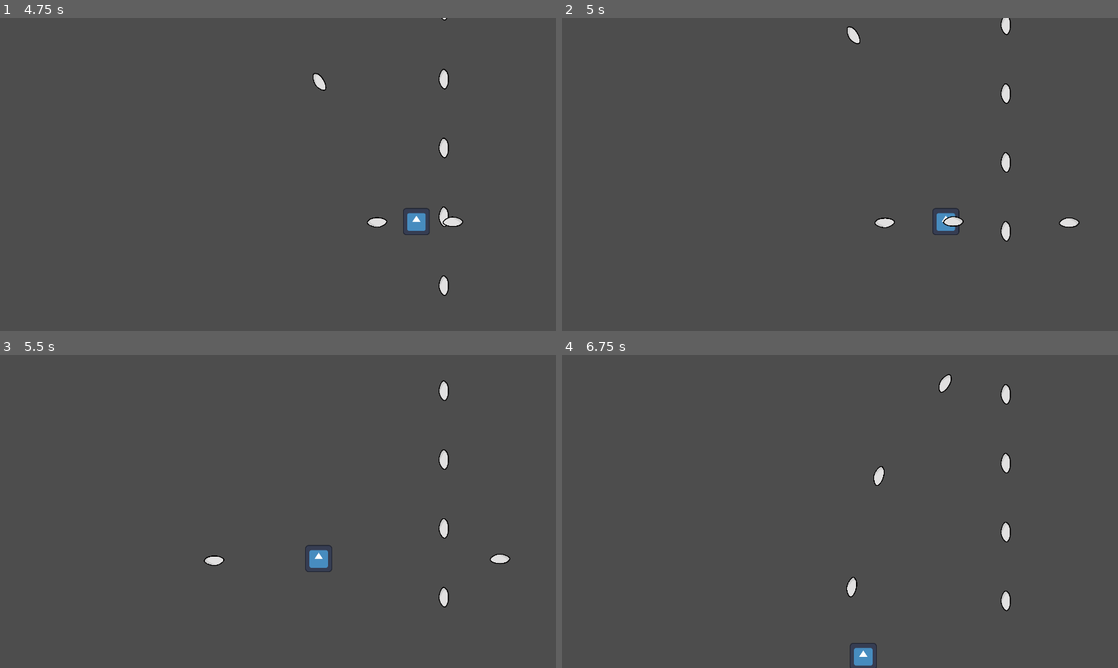
Above: before the commit, frames 1-4 (two rows, left to right).
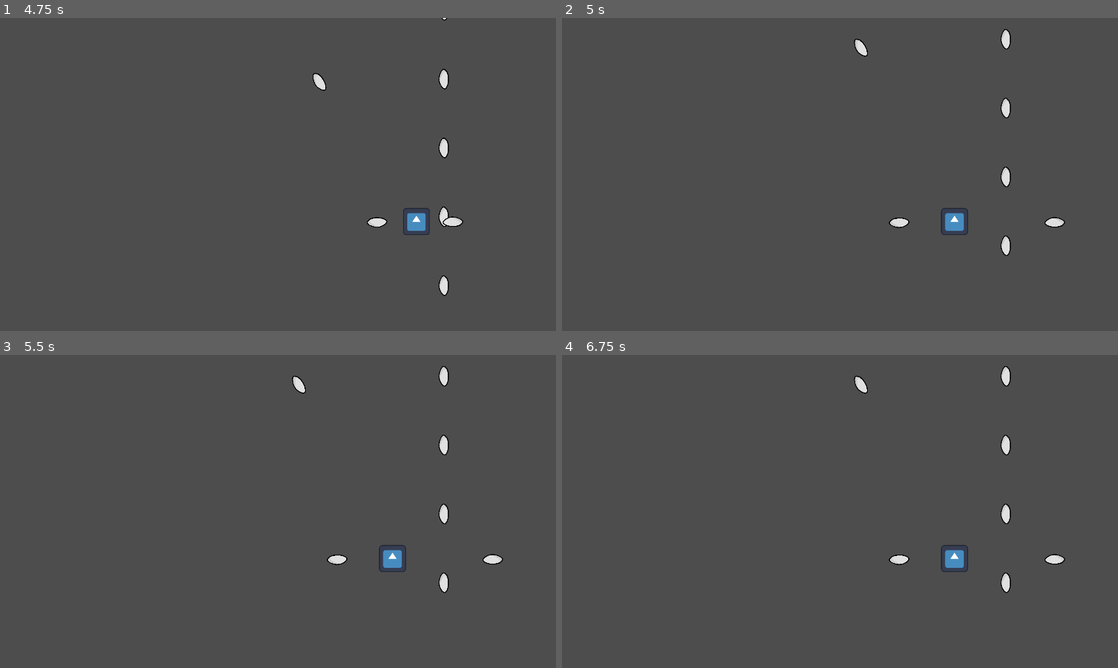
Above: after the commit, the same moments.

Repository: kaito002/bullet-hell-5
Game: Godot game, scene res://scenes/ui/main_menu.tscn
Same seed, same stepped clock (60 frames per second), same inputs: the game is played once before the commit and once after it. The engine's default icon, where the game draws it, is replaced by a stand-in: a white triangle on a blue panel in a dark square.
Inputs (mouse positions are in pixels of both pictures, inside the frame that each line leads up to):
- Up to frame 1 (4.75 s): click "PLAY GAME" at 0.5 s; move the mouse to (400, 158) at 1.27 s; hold D (right) 1.28-2.03 s; hold Space (fire) 1.28-2.03 s; move the mouse to (166, 190) at 2.02 s; hold S (down) 2.03-2.78 s; tap Space (fire) at 2.1, 3.6 s; move the mouse to (333, 105) at 2.77 s; hold D (right) 2.78-3.53 s; hold Space (fire) 2.78-3.53 s; move the mouse to (250, 237) at 3.52 s; hold W (up) 3.53-4.28 s; move the mouse to (444, 221) at 4.27 s; hold A (left) from 4.28 s (still down); hold Space (fire) from 4.28 s (still down)
- Up to frame 2 (5 s): keep holding A (left); keep holding Space (fire); tap Escape (pause) at 4.9 s
- Up to frame 3 (5.5 s): keep holding A (left); move the mouse to (111, 464) at 5.02 s; release Space (fire) at 5.03 s; tap Space (fire) at 5.1 s
- Up to frame 4 (6.75 s): move the mouse to (867, 511) at 5.77 s; release A (left) at 5.78 s; hold S (down) 5.78-6.53 s; hold Space (fire) 5.78-6.53 s; move the mouse to (756, 433) at 6.52 s; hold D (right) from 6.53 s (still down); tap Space (fire) at 6.6 s

Frame 1 is identical in both runs. In frame 2, 1.4% of the frame differs, in the area x 51-94%, y 0-76%; in frame 3, 1.5%; in frame 4, 1.8%, in the area x 51-91%, y 3-100%.

Commit message:
added pause button to main game

Diff:
--- a/scenes/main.tscn
+++ b/scenes/main.tscn
@@ -6,6 +6,7 @@
 [ext_resource type="PackedScene" uid="uid://tlhnks1d8vwq" path="res://scenes/weapons/bullet.tscn" id="4_13t6y"]
 [ext_resource type="Script" path="res://scripts/dead_zone.gd" id="5_oey0e"]
 [ext_resource type="Script" path="res://scenes/enemies/spawner.gd" id="6_ic8bt"]
+[ext_resource type="Script" path="res://scenes/ui.gd" id="7_wjp1r"]
 
 [sub_resource type="WorldBoundaryShape2D" id="WorldBoundaryShape2D_u4h1g"]
 distance = -4.0
@@ -88,4 +89,8 @@
 [node name="weapon" parent="spawner" instance=ExtResource("3_wy0nk")]
 bullet_scene = ExtResource("4_13t6y")
 
+[node name="ui" type="CanvasLayer" parent="."]
+process_mode = 3
+script = ExtResource("7_wjp1r")
+
 [connection signal="area_entered" from="dead_zone" to="dead_zone" method="_on_area_entered"]
--- /dev/null
+++ b/scenes/ui.gd
@@ -0,0 +1,15 @@
+extends CanvasLayer
+
+var is_paused: bool = false
+
+func _process(_delta):
+	check_if_pause()
+
+func check_if_pause():
+	if Input.is_action_just_pressed("pause"):
+		if get_tree().paused:
+			get_tree().paused = false
+			print("unpaused")
+		else:
+			get_tree().paused = true
+			print("paused")
Not shown: 1 places in scenes/main.tscn that only renumber resources
